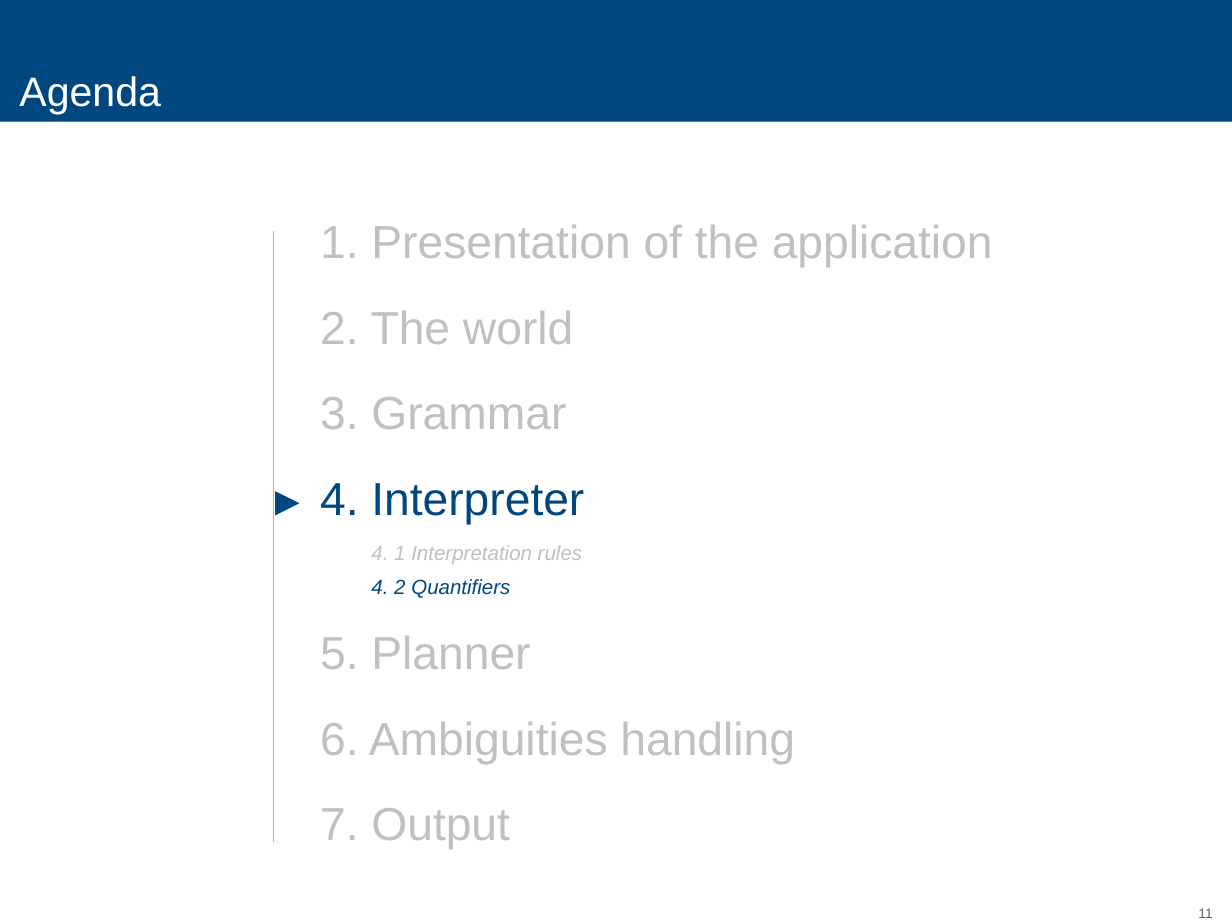
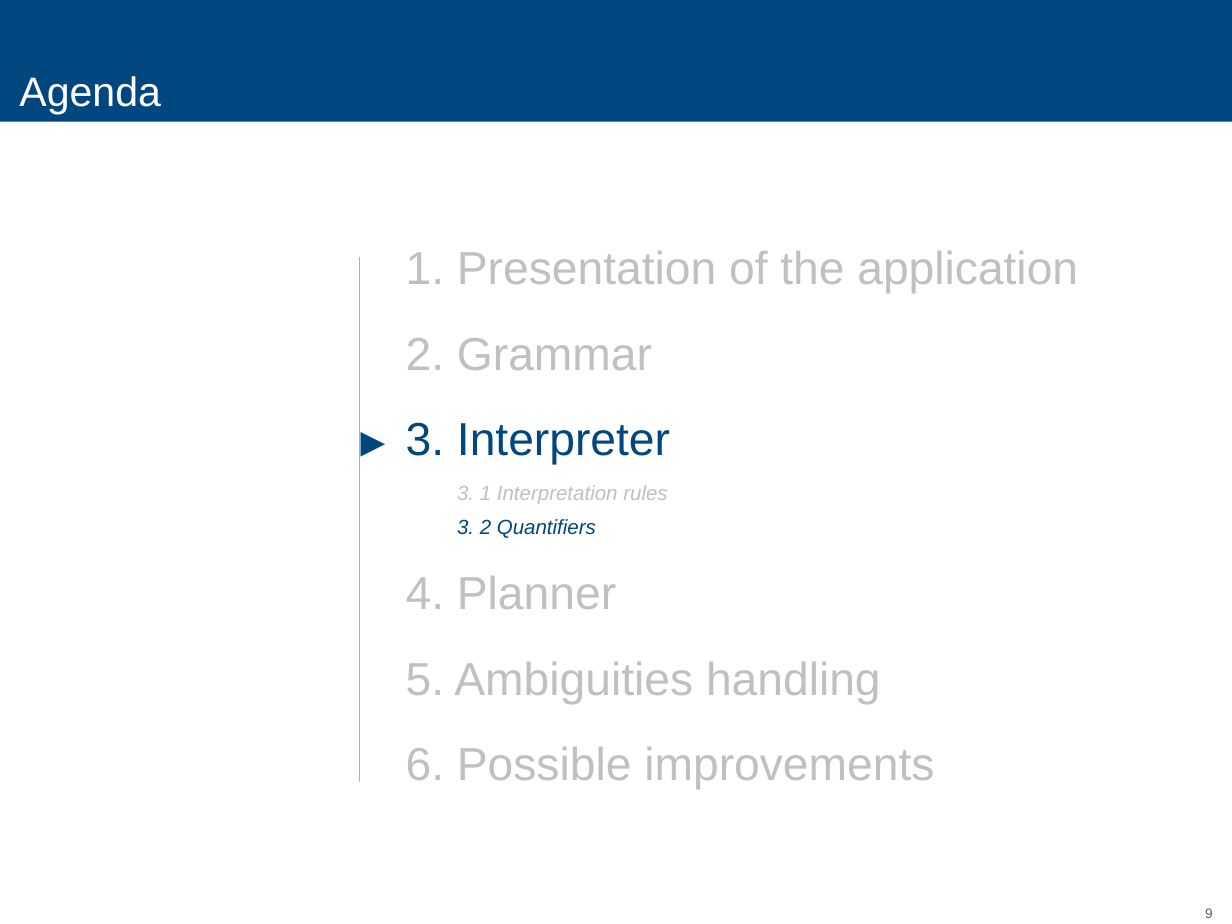
Before and after one commit to Medulli/shrdlite-chalmers, a slide deck: slide 9 of Report/AI.pptx (slide 11 before the commit). Drawn at 1232x924 pixels with LibreOffice and Linux fonts; fonts in the diff are those of the drawing. Boxes give left, top, right and bottom in pixels: in the first picture for what was removed or moved away, otherwise in the second. Text is boxed around its words. In the diff, an @@ line names an element or a change of style, - is before the commit and + after.

Commit message:
pptx version of the slides

```diff
--- a/Report/AI.pptx
+++ b/Report/AI.pptx
@@ line moved from (274, 232) - (274, 841) to (360, 256) - (360, 782) @@
@@ text "1. Presentation of the application": place and size @@
-text "1. Presentation of the application" at box(320, 225, 993, 267)
+text "1. Presentation of the application" at box(406, 251, 1078, 293)
@@ text at box(406, 338, 652, 370): text changed @@
-2. The world
+2. Grammar
@@ text "►": place and size @@
-text "►" at box(255, 469, 340, 531)
+text "►" at box(340, 409, 425, 471)
@@ text at box(406, 422, 670, 465): text changed; text colour #C0C0C0 to #00477F @@
-3. Grammar
+3. Interpreter
@@ text removed at box(320, 483, 584, 525) @@
-4. Interpreter
@@ text at box(457, 485, 667, 504): text changed @@
-4. 1 Interpretation rules
+3. 1 Interpretation rules
@@ text added at box(457, 519, 596, 538), 12 pt, text #00477F, italic @@
+3. 2 Quantifiers
@@ text at box(406, 576, 616, 609): text changed; size 12 to 27 pt; text colour #00477F to #C0C0C0; italic off @@
-4. 2 Quantifiers
+4. Planner
@@ text at box(406, 662, 881, 704): text changed @@
-5. Planner
+5. Ambiguities handling
@@ text at box(406, 747, 934, 789): text changed @@
-6. Ambiguities handling
+6. Possible improvements
@@ text removed at box(320, 808, 510, 849) @@
-7. Output
@@ page number at box(1205, 908, 1213, 918): text changed @@
-11
+9
```
Also in this commit, not shown: 10 other slides changed, 1 slide added, 3 slides removed.
